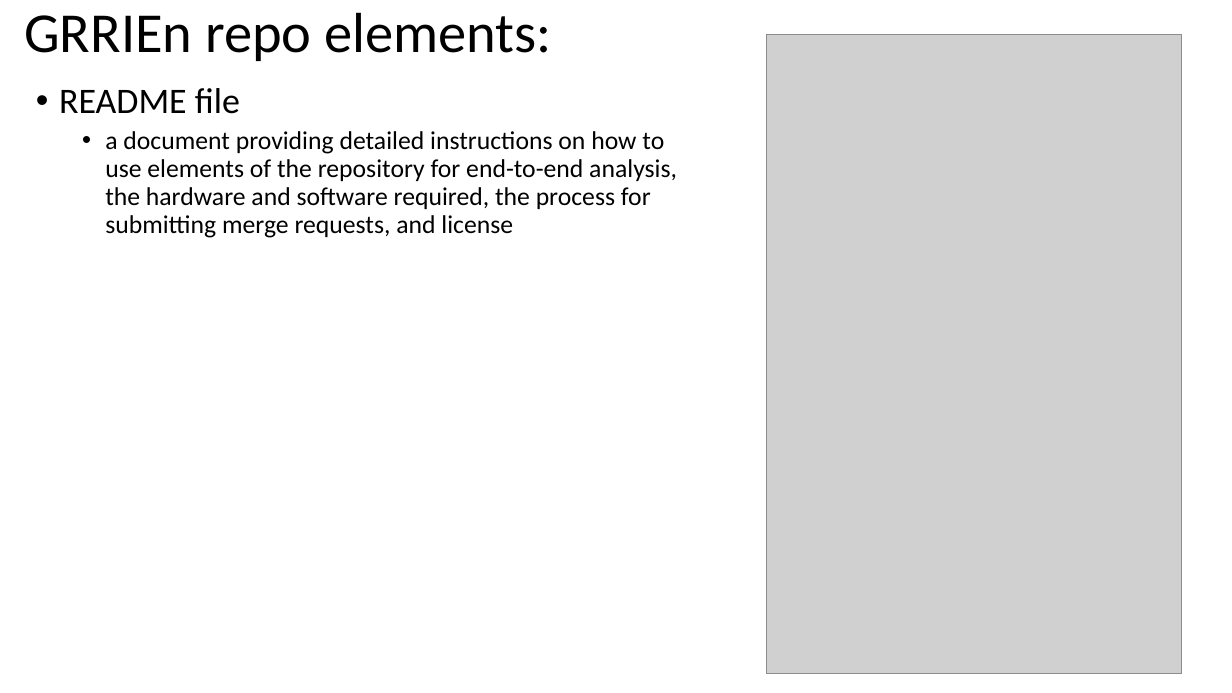
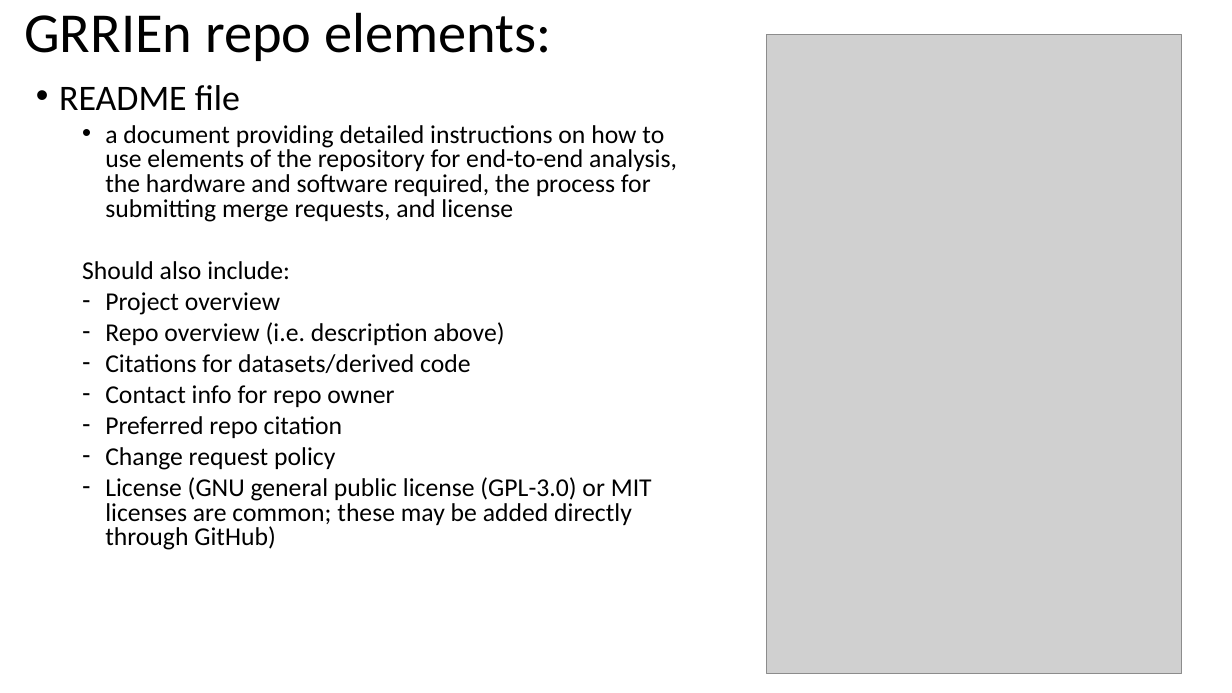
Before and after one commit to SteinschneiderLab/lab-manual, a slide deck: slide 6 of training/open_research/Basic repository setup for reproducible workflows.pptx. Drawn at 1232x693 pixels with LibreOffice and Linux fonts; fonts in the diff are those of the drawing; grey boxes stand for pictures. Boxes give left, top, right and bottom in pixels: in the first picture for what was removed or moved away, otherwise in the second. Text is boxed around its words. In the diff, an @@ line names an element or a change of style, - is before the commit and + after.

Commit message:
update repo presentation

```diff
--- a/training/open_research/Basic repository setup for reproducible workflows.pptx
+++ b/training/open_research/Basic repository setup for reproducible workflows.pptx
@@ text at [59, 85, 677, 222]: line spacing 0.9 to 0.8 @@
@@ text at [82, 261, 652, 550]: paragraphs added @@
+  Should also include:
+  – Project overview
+  – Repo overview (i.e. description above)
+  – Citations for datasets/derived code
+  – Contact info for repo owner
+  – Preferred repo citation
+  – Change request policy
+  – License (GNU general public license (GPL-3.0) or MIT licenses are common; these may be added directly through GitHub)
```
